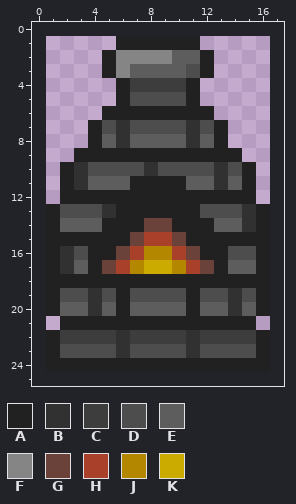
One commit to this pixel-art sprite: project/celestia/assets/celestia/textures/structures/stone_furnace.png. Above is the file before it was changed.
The file is 16x24 pixels. Colours within 5 levels of each other are drawn and written as one. The old version is drawn lined up with the new one, on the new canvas.
Palette (. is transparent): A #212121  B #313131  C #3d3d3d  D #4d4d4d  E #5d5d5d  F #858585  G #6b4239  H #a9402a  J #b48701  K #ccab00
Pixels before, first column x 1:
 1 .....AAAAAA.....
 2 ....AFFFFEEA....
 3 ....AFEEEEDA....
 4 .....ACCCCA.....
 5 .....ADDDDA.....
 6 ....AAAAAAAA....
 7 ...ADBDDDDBDA...
 8 ...AEBEEEEBEA...
 9 ..AAAAAAAAAAAA..
10 .ABDDDDBDDDDBDA.
11 .ABEEEAAAAEEBEA.
12 .AAAAAAAAAAAAAA.
13 ADDDBAAAAAADDDBA
14 AEEEAAAGGAAAEEBA
15 AAAAAAGHHGAAAAAA
16 ABDAAGHJJHGAADDA
17 ABEAGHJKKJHGAEEA
18 AAAAAAAAAAAAAAAA
19 ADDBDADDDDADDBDA
20 AEEBEAEEEEAEEBEA
21 .AAAAAAAAAAAAAA.
22 ACCCCBCCCCBCCCCA
23 ADDDDBDDDDBDDDDA
24 AAAAAAAAAAAAAAAA
The result:
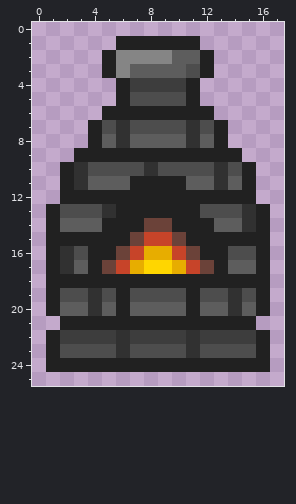
Change:
canvas 16x24 -> 18x26, the old top-left corner now at 1,1
colour H: #a9402a -> #c74429
colour J: #b48701 -> #e7ad00
colour K: #ccab00 -> #ffd600
